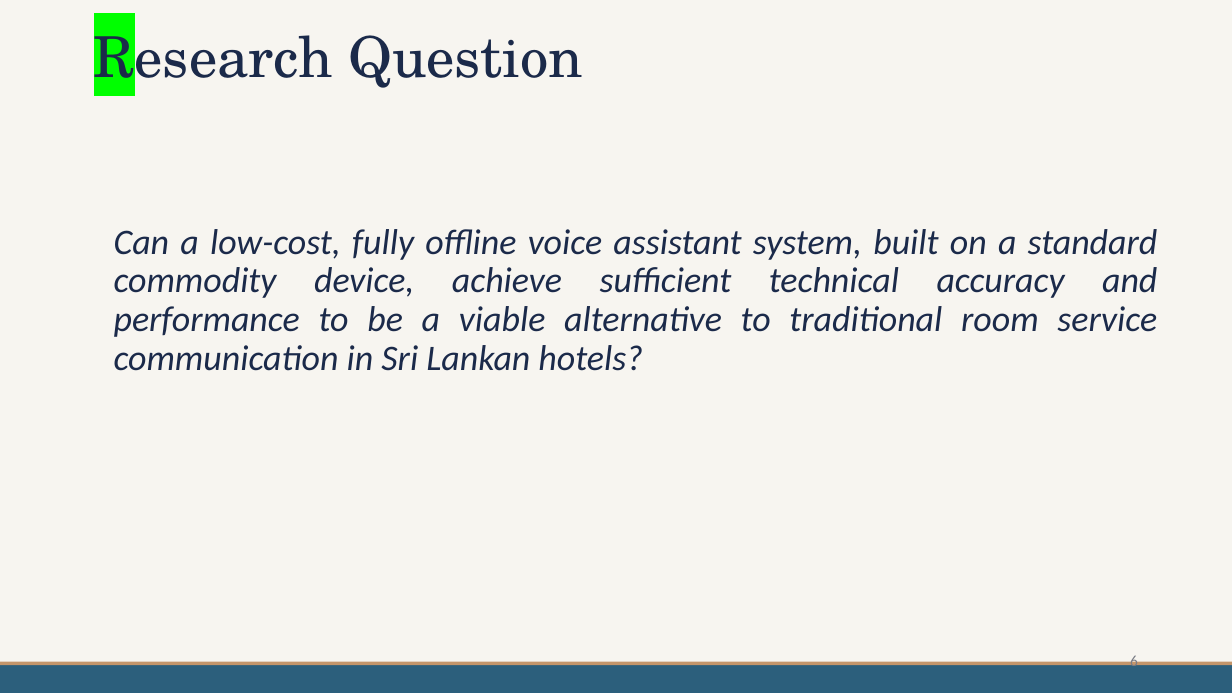
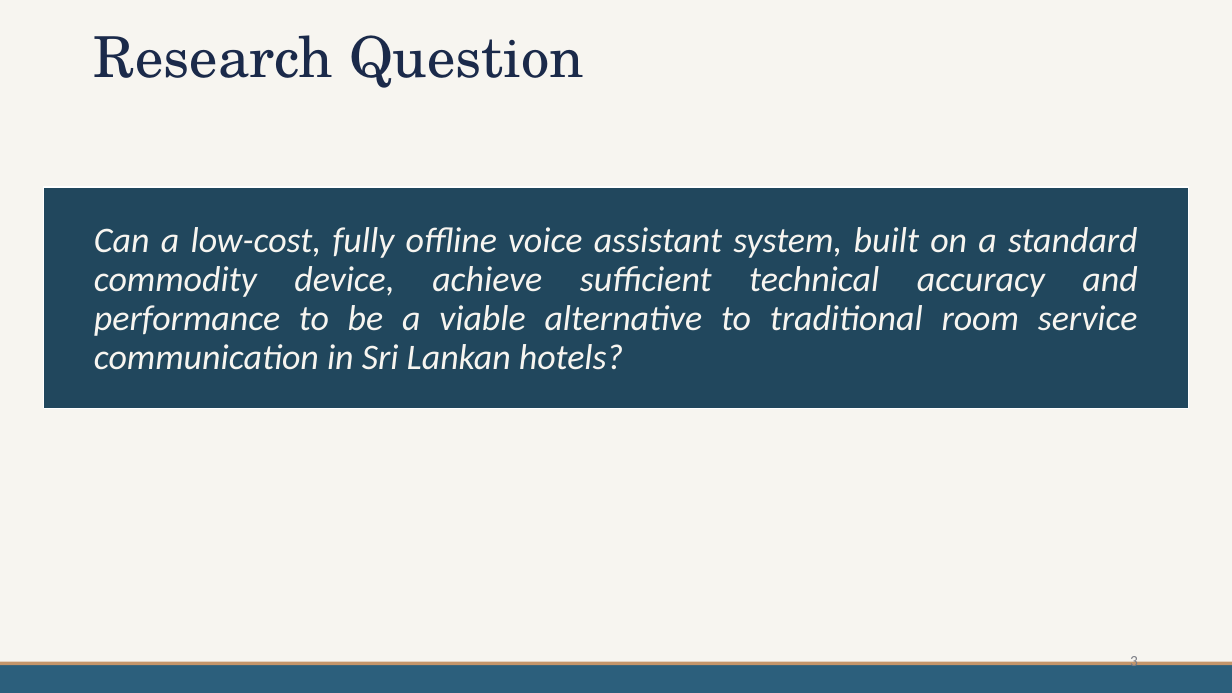
Before and after one commit to mdpw/msc-research, a slide deck: slide 3 of documents/Viva Presentation.pptx (slide 6 before the commit). Drawn at 1232x693 pixels with LibreOffice and Linux fonts; fonts in the diff are those of the drawing. Boxes give left, top, right and bottom in pixels: in the first picture for what was removed or moved away, otherwise in the second. Text is boxed around its words. In the diff, an @@ line names an element or a change of style, - is before the commit and + after.

Commit message:
modify ppt

```diff
--- a/documents/Viva Presentation.pptx
+++ b/documents/Viva Presentation.pptx
@@ title "Research Question" at [94,35,584,88]: highlight #00FF00 to none in "Research" @@
@@ rectangle added at [43,187,1189,409], fill #21475D, outline #FFFFFF 1 pt @@
@@ text "Can a low-cost, fully offline ...": place and size @@
-text "Can a low-cost, fully offline ..." at [114,229,1158,371]
+text "Can a low-cost, fully offline ..." at [94,227,1138,370]
@@ text "Can a low-cost, fully offline ..." at [94,227,1138,370]: text colour #1B2A4A to #F7F5F0 @@
@@ page number at [1130,653,1138,671]: text changed @@
-6
+3
```
Also in this commit, not shown: 5 other slides changed, 4 slides added, 7 slides removed.
